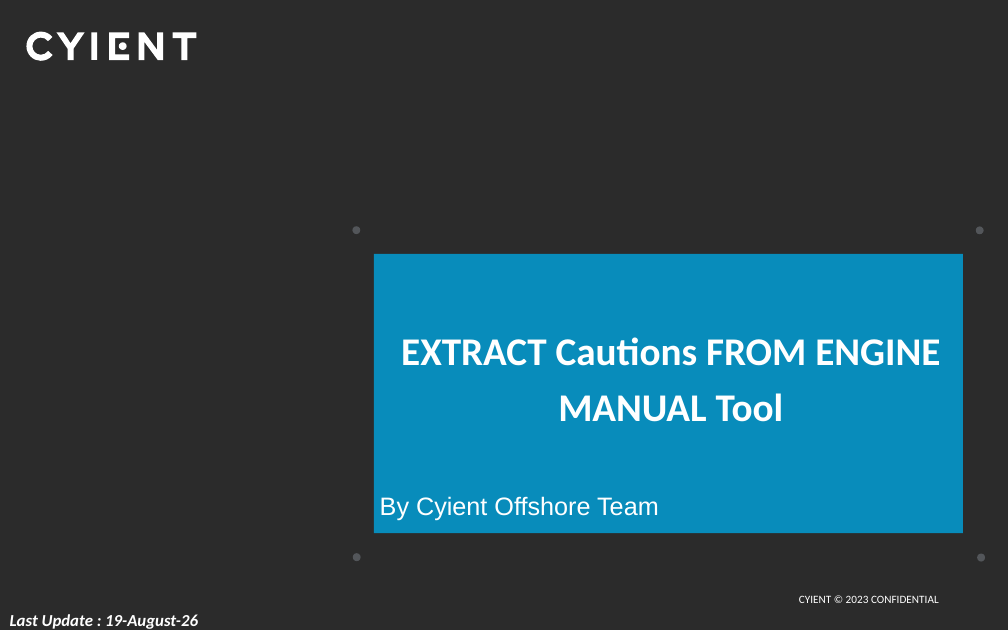
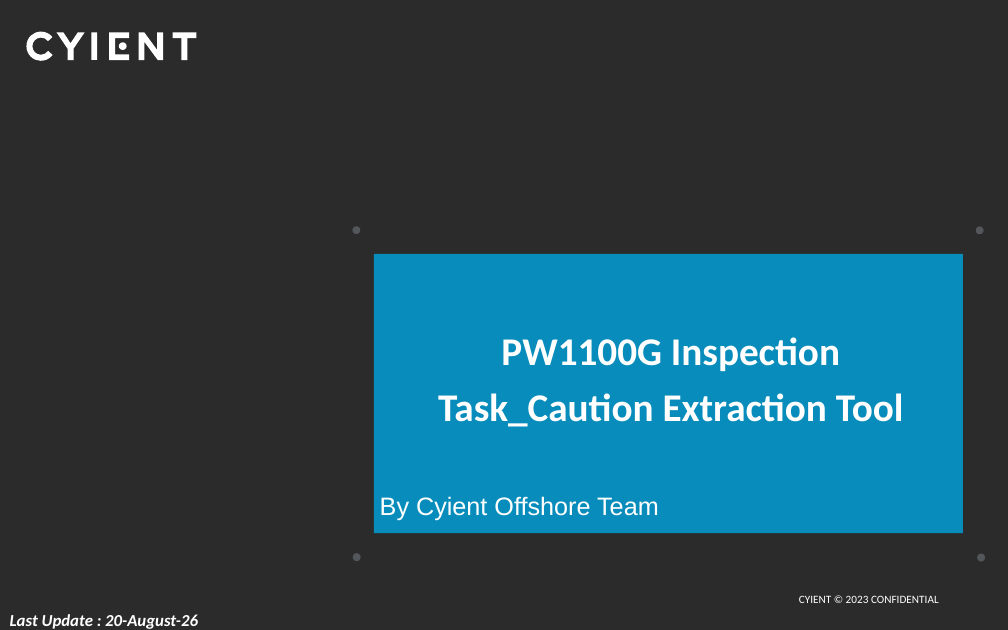
Before and after one commit to JeromeeKaram/FetchCaution, a slide deck: slide 1 of ExtractCautionsForEM/bin/Debug/bin/ExtractCautionsFromEngineManualTool.pptx. Drawn at 1008x630 pixels with LibreOffice and Linux fonts; fonts in the diff are those of the drawing; background and template pictures are left out; a plain dark background stands for a picture behind light text. Boxes give left, top, right and bottom in pixels: in the first picture for what was removed or moved away, otherwise in the second. Text is boxed around its words. In the diff, an @@ line names an element or a change of style, - is before the commit and + after.

```diff
--- a/ExtractCautionsForEM/bin/Debug/bin/ExtractCautionsFromEngineManualTool.pptx
+++ b/ExtractCautionsForEM/bin/Debug/bin/ExtractCautionsFromEngineManualTool.pptx
@@ title at bbox=[438, 337, 904, 427]: text changed @@
-EXTRACT Cautions FROM ENGINE MANUAL Tool
+PW1100G Inspection Task_Caution Extraction Tool
@@ text at bbox=[10, 614, 198, 629]: text changed @@
-Last Update : 19-August-26
+Last Update : 20-August-26
```
Also in this commit, not shown: 8 other slides changed, 4 slides added, 7 other files.
